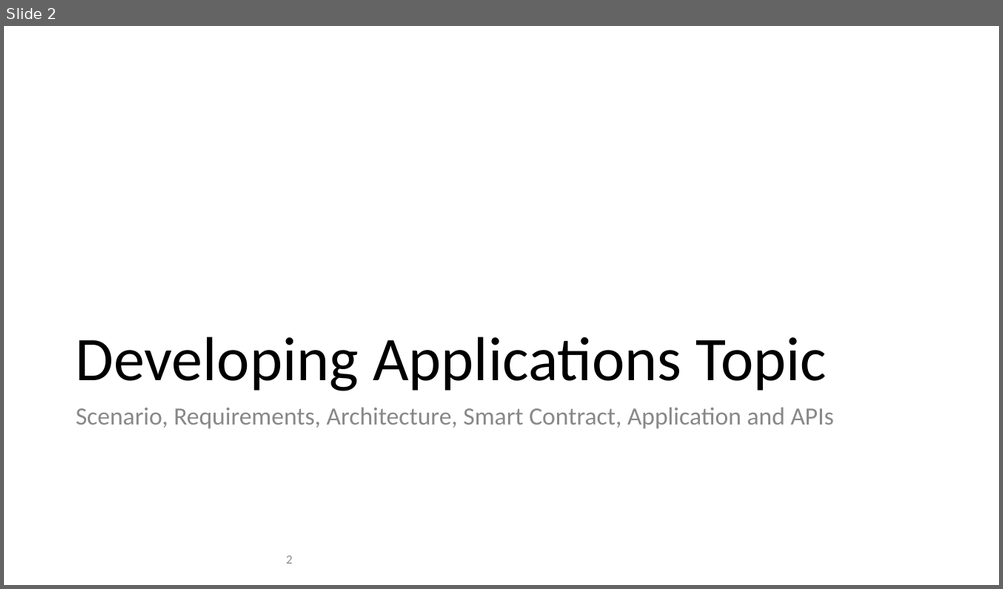
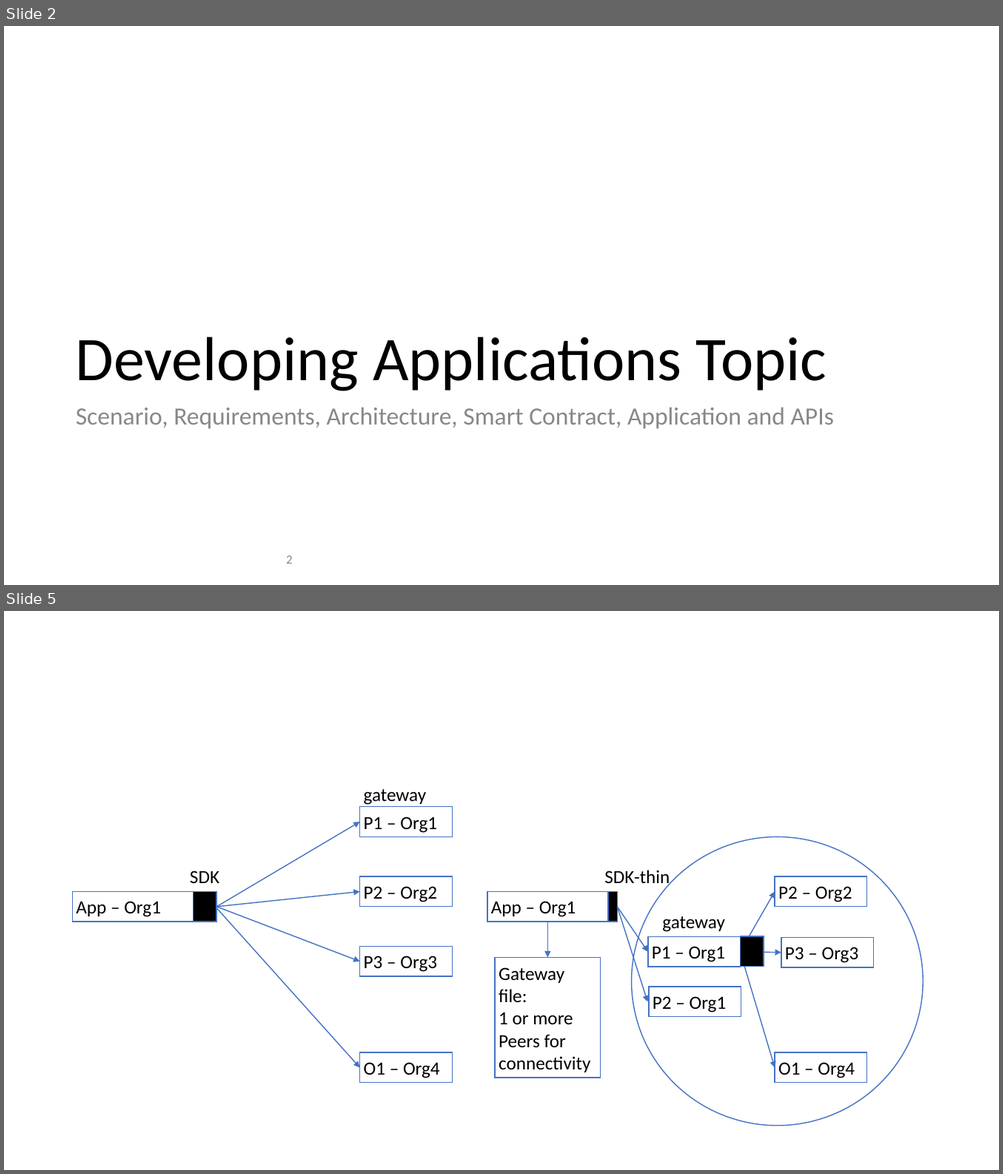
Before and after one commit to hyperledger/fabric, a slide deck: docs/source/developapps/diagrams.pptx. Shown one above the other, each under a label of ours: slide 2 before the commit, slides 2 and 5 after it; the slides between them are not shown. The pictures are 1003x589 and 1003x1174 pixels, drawn with LibreOffice and Linux fonts; fonts in the diff are those of the drawing. Boxes give left, top, right and bottom in pixels: in the first picture for what was removed or moved away, otherwise in the second. Text is boxed around its words. In the diff, an @@ line names an element or a change of style, - is before the commit and + after.

```diff
--- a/docs/source/developapps/diagrams.pptx
+++ b/docs/source/developapps/diagrams.pptx
@@ slide 5 added at box(4, 611, 999, 1170), background #FFFFFF @@
@@ text added at box(364, 789, 426, 805), 18 pt, text #000000 @@
+gateway
@@ ellipse added at box(632, 837, 923, 1126), outline #4472C4 1 pt @@
@@ text added at box(604, 870, 669, 889), 18 pt, text #000000 @@
+SDK-thin
@@ rectangle added at box(775, 877, 868, 906), fill #FFFFFF, outline #4472C4 1 pt, 18 pt, text #000000 @@
+P2 – Org2
@@ rectangle added at box(487, 891, 609, 921), fill #FFFFFF, outline #4472C4 1 pt, 18 pt, text #000000 @@
+App – Org1
@@ rectangle added at box(608, 891, 617, 921), fill #000000, outline #4472C4 1 pt @@
@@ arrow added from (740, 952) to (775, 891), #4472C4 1 pt @@
@@ group added at box(73, 807, 452, 1082): 6 rectangles, 4 arrows, 1 text @@
+App – Org1
+P1 – Org1
+P2 – Org2
+P3 – Org3
+O1 – Org4
+SDK
@@ arrow added from (617, 907) to (648, 952), #4472C4 1 pt @@
@@ arrow added from (617, 907) to (647, 1002), #4472C4 1 pt @@
@@ text added at box(662, 917, 724, 932), 18 pt, text #000000 @@
+gateway
@@ arrow added from (548, 922) to (548, 958), #4472C4 1 pt @@
@@ rectangle added at box(648, 937, 740, 967), fill #FFFFFF, outline #4472C4 1 pt, 18 pt, text #000000 @@
+P1 – Org1
@@ rectangle added at box(740, 937, 763, 967), fill #000000, outline #4472C4 1 pt @@
@@ rectangle added at box(782, 938, 874, 968), fill #FFFFFF, outline #4472C4 1 pt, 18 pt, text #000000 @@
+P3 – Org3
@@ rectangle added at box(495, 958, 600, 1079), fill #FFFFFF, outline #4472C4 1 pt, 18 pt, text #000000 @@
+Gateway file:
+1 or more
+Peers for connectivity
@@ arrow added from (740, 952) to (775, 1068), #4472C4 1 pt @@
@@ arrow added from (763, 953) to (782, 953), #4472C4 1 pt @@
@@ rectangle added at box(649, 987, 741, 1017), fill #FFFFFF, outline #4472C4 1 pt, 18 pt, text #000000 @@
+P2 – Org1
@@ rectangle added at box(775, 1053, 868, 1082), fill #FFFFFF, outline #4472C4 1 pt, 18 pt, text #000000 @@
+O1 – Org4
```
Also in this commit, not shown: 1 slide changed, 1 other slide added, 11 other files.
